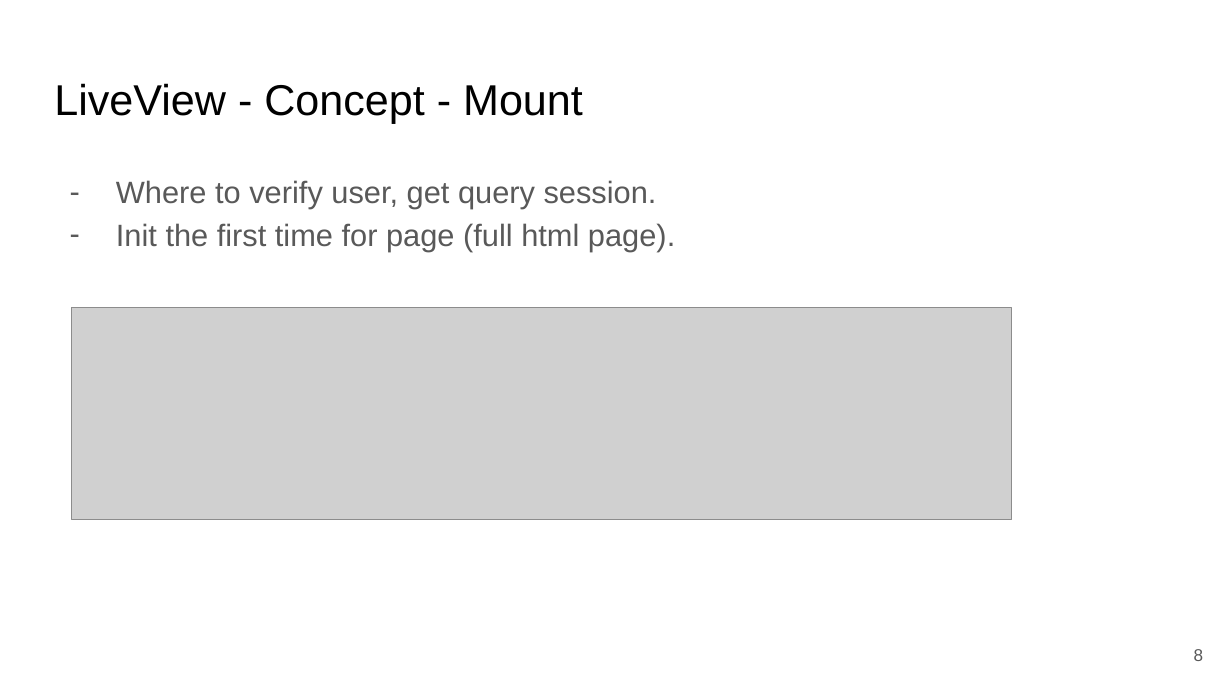
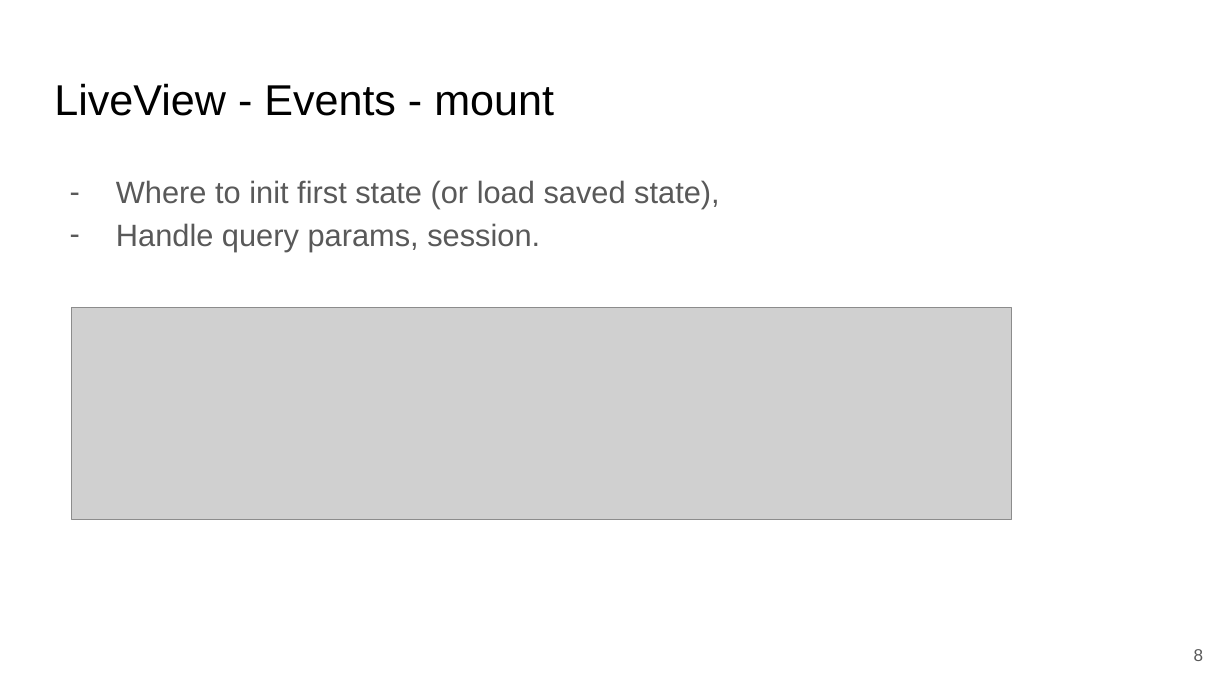
Before and after one commit to ohhi-vn/live_pub_demo, a slide deck: slide 8 of slide/Phoenix LiveView & Pubsub for Realtime & Scalable web app.pptx. Drawn at 1232x693 pixels with LibreOffice and Linux fonts; fonts in the diff are those of the drawing; grey boxes stand for pictures. Boxes give left, top, right and bottom in pixels: in the first picture for what was removed or moved away, otherwise in the second. Text is boxed around its words. In the diff, an @@ line names an element or a change of style, - is before the commit and + after.

```diff
--- a/slide/Phoenix LiveView & Pubsub for Realtime & Scalable web app.pptx
+++ b/slide/Phoenix LiveView & Pubsub for Realtime & Scalable web app.pptx
@@ title at (54,83,554,116): text changed @@
-LiveView - Concept - Mount
+LiveView - Events - mount
@@ text at (116,180,720,252): text changed @@
-– Where to verify user, get query session.
-– Init the first time for page (full html page).
+– Where to init first state (or load saved state),
+– Handle query params, session.
```
Also in this commit, not shown: 10 other slides changed, 1 slide added.
